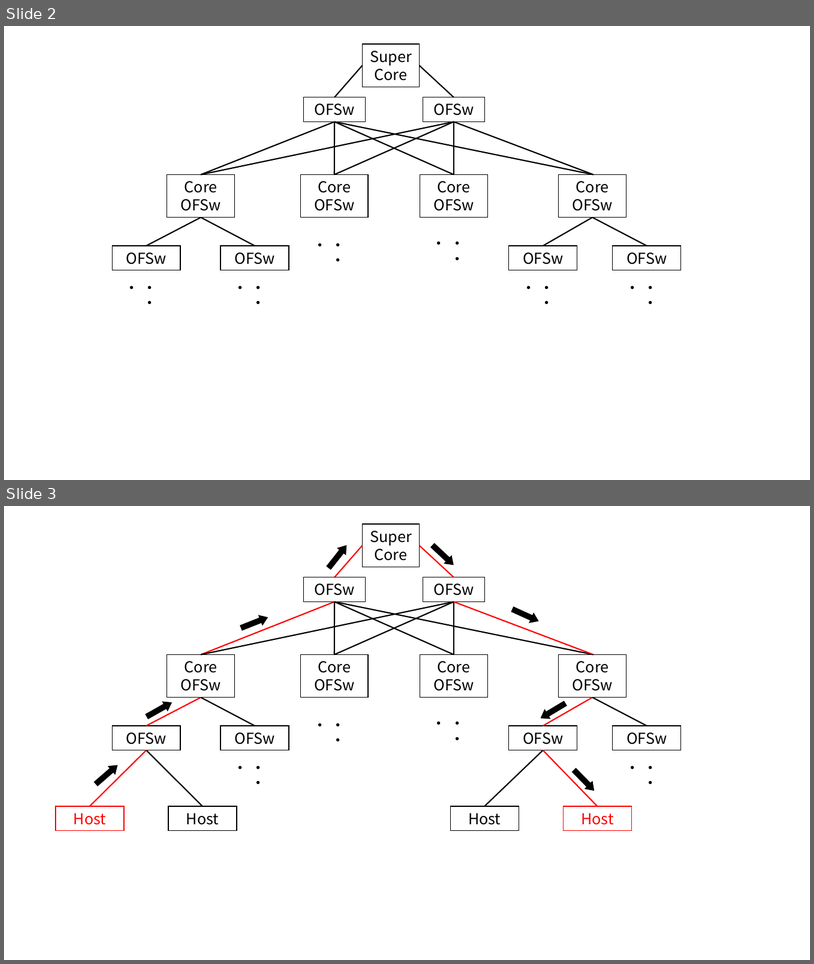
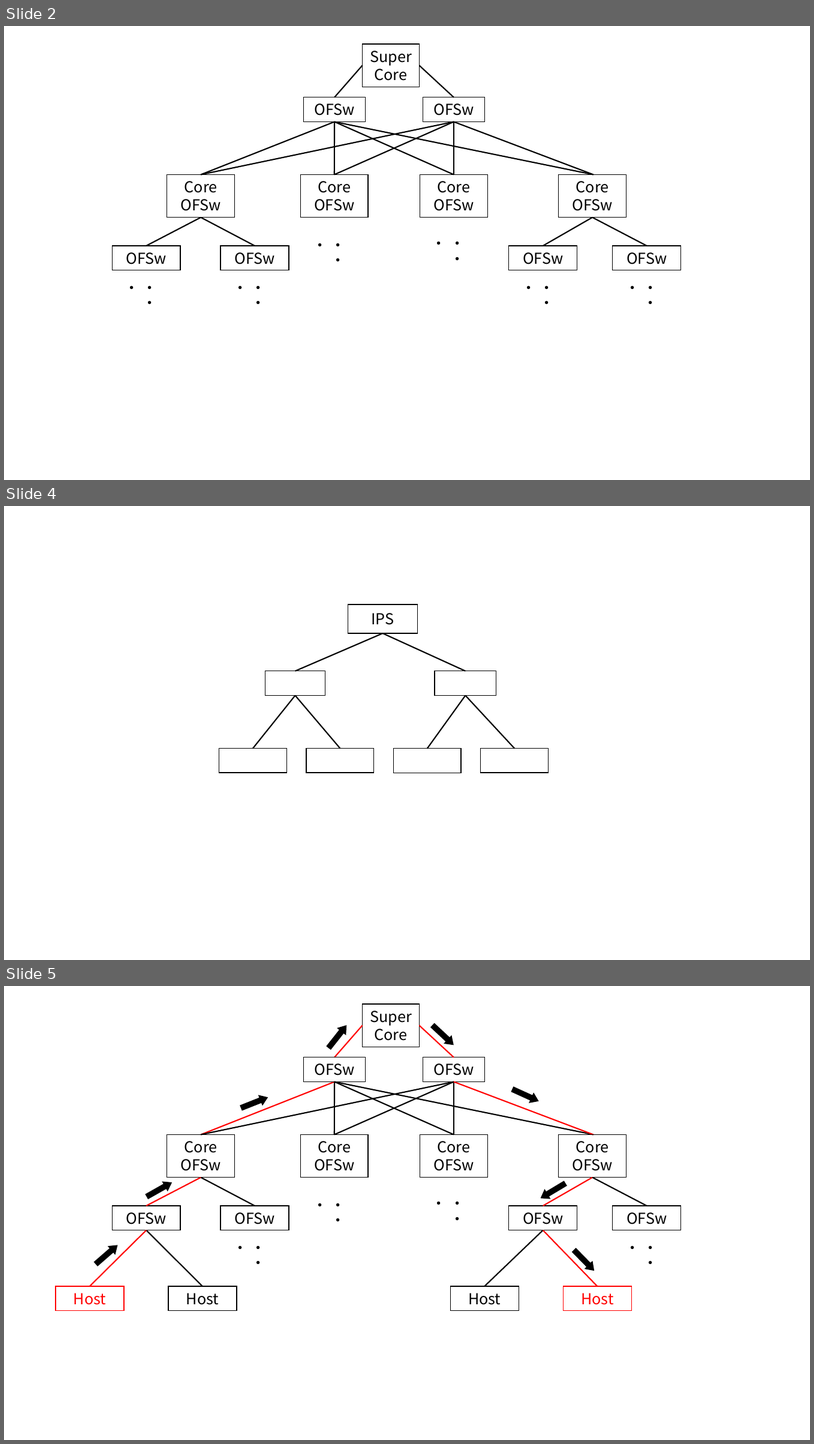
Before and after one commit to Kotaro-MOTOYOSHI/-, a slide deck: Figure.pptx. Shown one above the other, each under a label of ours: slides 2 and 3 before the commit, slides 2, 4 and 5 after it; the slides between them are not shown. The pictures are 814x964 and 814x1444 pixels, drawn with LibreOffice and Linux fonts; fonts in the diff are those of the drawing. Boxes give left, top, right and bottom in pixels: in the first picture for what was removed or moved away, otherwise in the second. Text is boxed around its words. In the diff, an @@ line names an element or a change of style, - is before the commit and + after.

```diff
--- a/Figure.pptx
+++ b/Figure.pptx
@@ slide 4 added at <box>4,506,810,960</box>, background #FFFFFF @@
@@ rectangle added at <box>348,604,418,634</box>, outline #000000 1 pt @@
@@ text added at <box>371,613,394,625</box>, 18 pt, text #000000 @@
+IPS
@@ line added from (296, 671) to (383, 633), #000000 1.5 pt @@
@@ line added from (465, 671) to (383, 633), #000000 1.5 pt @@
@@ rectangle added at <box>266,671,326,696</box>, outline #000000 0.75 pt @@
@@ rectangle added at <box>266,671,326,696</box>, outline #000000 1 pt @@
@@ rectangle added at <box>435,671,497,696</box>, outline #000000 0.75 pt @@
@@ rectangle added at <box>435,671,497,696</box>, outline #000000 1 pt @@
@@ line added from (253, 748) to (296, 696), #000000 1.5 pt @@
@@ line added from (341, 748) to (296, 696), #000000 1.5 pt @@
@@ line added from (428, 748) to (465, 696), #000000 1.5 pt @@
@@ line added from (515, 748) to (465, 696), #000000 1.5 pt @@
@@ rectangle added at <box>219,748,287,772</box>, outline #000000 0.75 pt @@
@@ rectangle added at <box>219,748,287,772</box>, outline #000000 1 pt @@
@@ rectangle added at <box>306,748,374,772</box>, outline #000000 0.75 pt @@
@@ rectangle added at <box>306,748,374,772</box>, outline #000000 1 pt @@
@@ rectangle added at <box>393,748,461,773</box>, outline #000000 0.75 pt @@
@@ rectangle added at <box>393,748,461,773</box>, outline #000000 1 pt @@
@@ rectangle added at <box>481,748,548,772</box>, outline #000000 0.75 pt @@
@@ rectangle added at <box>481,748,548,772</box>, outline #000000 1 pt @@
@@ what was slide 3 is now slide 5 @@
```
Also in this commit, not shown: 1 slide changed, 1 other slide added, 11 other files.
